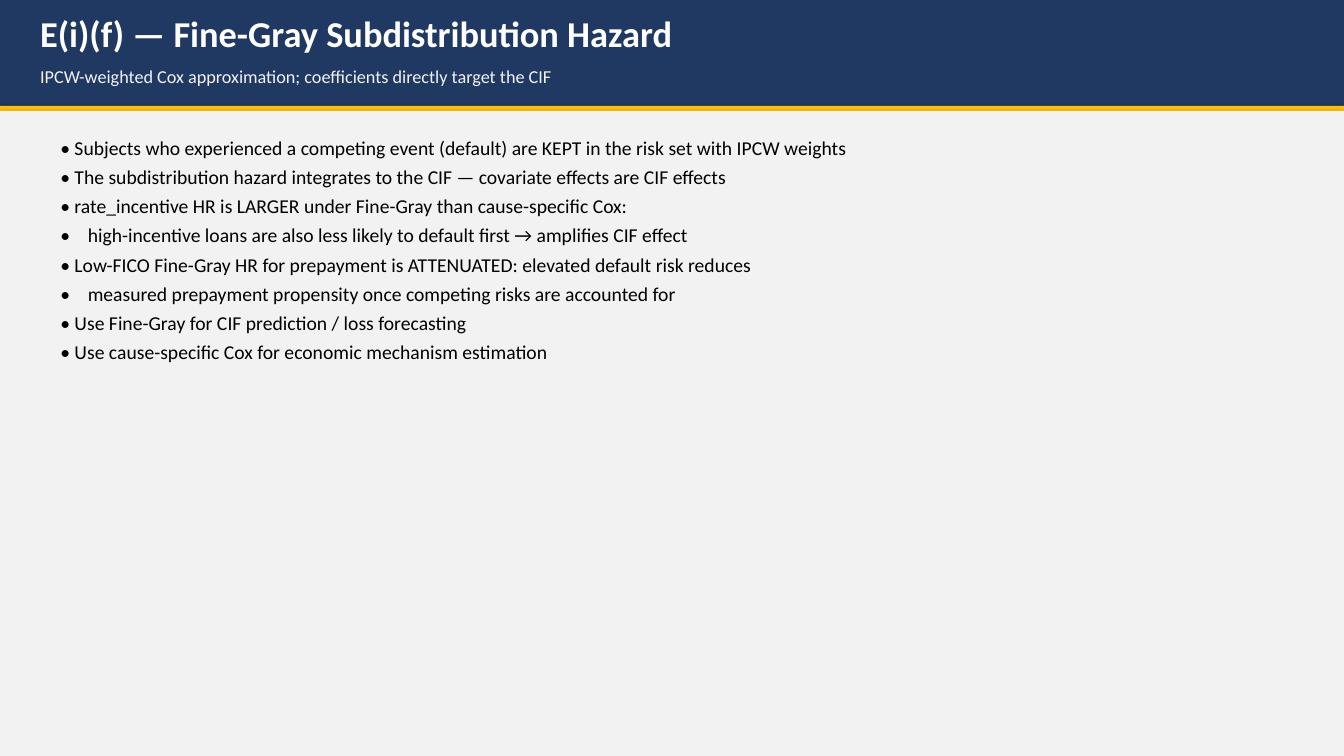
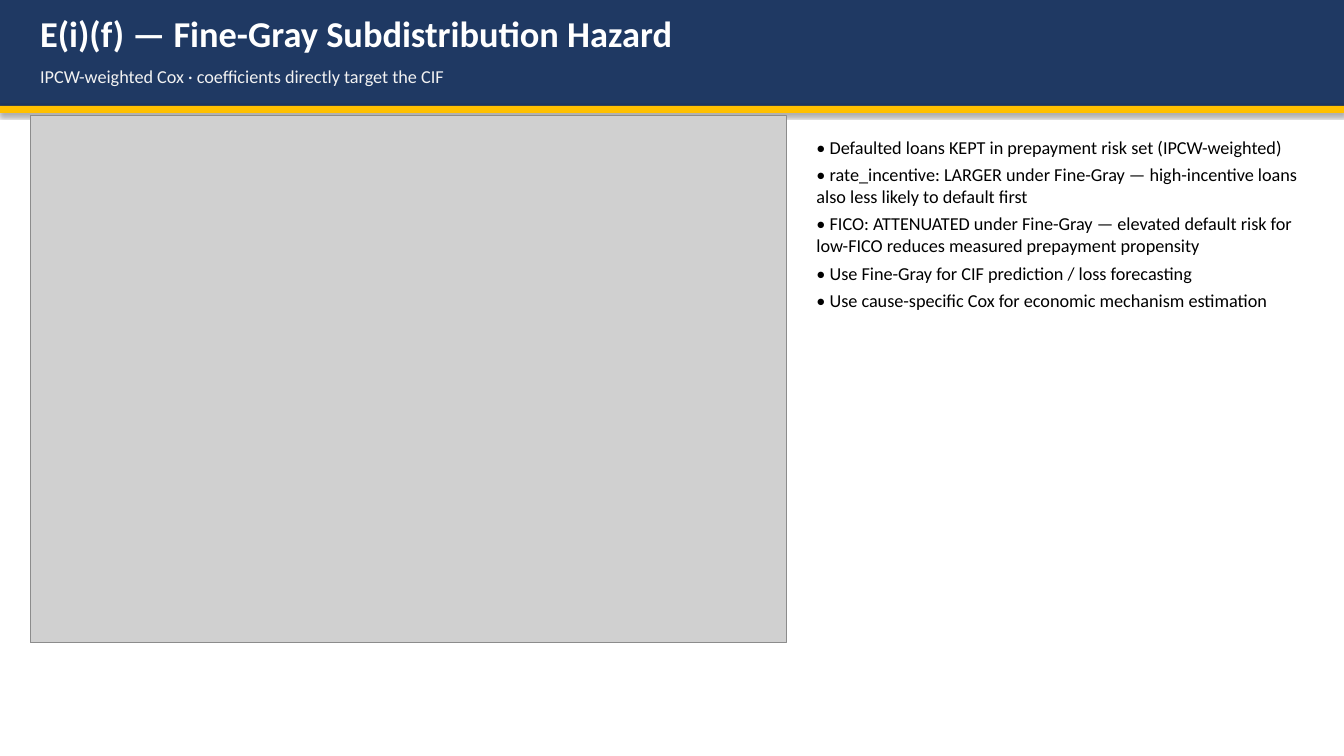
Before and after one commit to liny-r/IR-C-Assignment3, a slide deck: slide 13 of processed/PartE_Presentation.pptx. Drawn at 1344x756 pixels with LibreOffice and Linux fonts; fonts in the diff are those of the drawing; grey boxes stand for pictures. Boxes give left, top, right and bottom in pixels: in the first picture for what was removed or moved away, otherwise in the second. Text is boxed around its words. In the diff, an @@ line names an element or a change of style, - is before the commit and + after.

```diff
--- a/processed/PartE_Presentation.pptx
+++ b/processed/PartE_Presentation.pptx
@@ text at bbox=[40, 70, 444, 86]: text changed @@
-IPCW-weighted Cox approximation; coefficients directly target the CIF
+IPCW-weighted Cox · coefficients directly target the CIF
@@ rectangle removed at bbox=[0, 111, 1344, 756] @@
@@ picture added at bbox=[30, 116, 786, 643] @@
@@ text "• Defaulted loans KEPT in ...": place and size @@
-text "• Defaulted loans KEPT in ..." at bbox=[74, 141, 846, 362]
+text "• Defaulted loans KEPT in ..." at bbox=[816, 141, 1297, 310]
@@ text at bbox=[816, 141, 1297, 255]: text changed; size 14 to 13 pt @@
-• Subjects who experienced a competing event (default) are KEPT in the risk set with IPCW weights
-• The subdistribution hazard integrates to the CIF — covariate effects are CIF effects
-• rate_incentive HR is LARGER under Fine-Gray than cause-specific Cox:
-• high-incentive loans are also less likely to default first → amplifies CIF effect
-• Low-FICO Fine-Gray HR for prepayment is ATTENUATED: elevated default risk reduces
-• measured prepayment propensity once competing risks are accounted for
+• Defaulted loans KEPT in prepayment risk set (IPCW-weighted)
+• rate_incentive: LARGER under Fine-Gray — high-incentive loans also less likely to default first
+• FICO: ATTENUATED under Fine-Gray — elevated default risk for low-FICO reduces measured prepayment propensity
@@ text at bbox=[830, 267, 1267, 310]: size 14 to 13 pt in "• Use Fine-Gray for CIF prediction / ...", "• Use cause-specific Cox for economic mechanism ..." @@
```
Also in this commit, not shown: 4 other slides changed, 5 other files.
